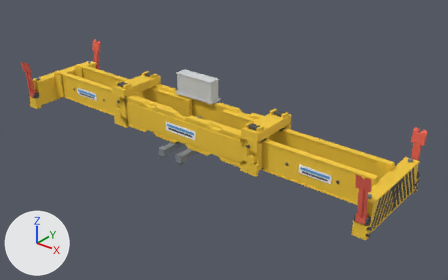
The OBJ model public/assets/models/STS_Spreader_2x20ft_TwinLift.obj as it was, and as the next commit left it.
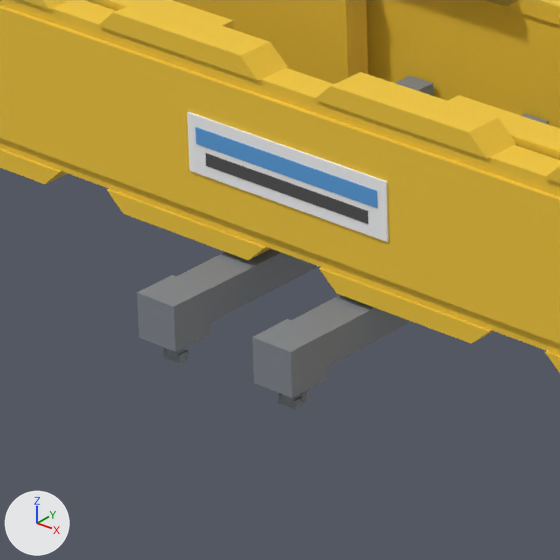
There are two pictures of each version: one whole from a camera (50 mm lens) standing at (11.26, -12.79, 8.4) and looking at (0.81, 0.27, 0.3), one close up on the part from 31% to 49% of the width and 37% to 67% of the height. Every picture has the same lights, and +X, +Y and +Z are marked at lower left. The first two pictures are the older version. Where no turn or scale is listed for an object, it has been applied to the vertices. Vertices at exactly the same position are counted once.

The first close-up shows '01_Main_Center_Frame', '02_TwinLift_Center_Module', '03_WearPads_And_Guides', '05_Telescopic_Arm_Left', '05_Telescopic_Arm_Right', '11_Nameplates_White', '12_Nameplates_BlueAccent'.
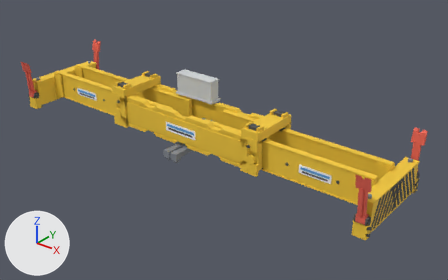
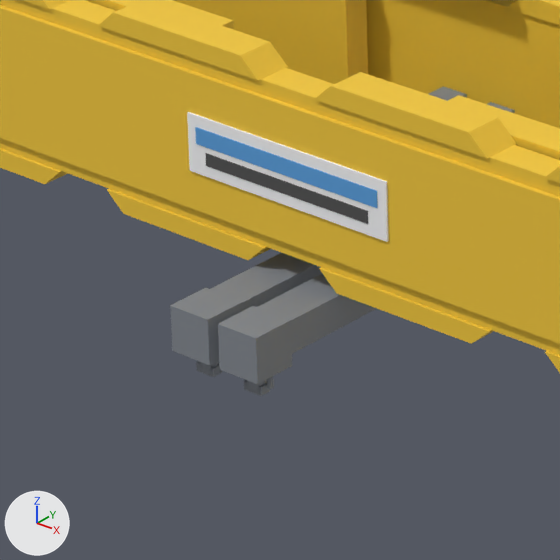
Pixel boxes [x1, y1, x2, y2] of what changed, in the close-ups (560 x 560 px; the box of a moved part takes in the faces that stretch with it):
```json
{"object": "02_TwinLift_Center_Module", "change": "reshaped", "before": [137, 76, 549, 410], "after": [170, 86, 515, 396]}
{"part": 1, "of": "me_02_twinlift_center_module", "change": "moved or reshaped", "before": [176, 249, 318, 322], "after": [210, 253, 322, 311]}
{"part": 2, "of": "me_02_twinlift_center_module", "change": "moved or reshaped", "before": [395, 76, 434, 96], "after": [429, 86, 467, 101]}
{"part": 3, "of": "me_02_twinlift_center_module", "change": "moved or reshaped", "before": [137, 275, 211, 352], "after": [170, 288, 243, 365]}
{"part": 4, "of": "me_02_twinlift_center_module", "change": "moved or reshaped", "before": [166, 348, 185, 357], "after": [199, 361, 219, 371]}
{"part": 5, "of": "me_02_twinlift_center_module", "change": "moved or reshaped", "before": [163, 348, 189, 364], "after": [196, 361, 222, 377]}
{"part": 6, "of": "me_02_twinlift_center_module", "change": "moved or reshaped", "before": [292, 295, 411, 367], "after": [258, 274, 377, 354]}
{"part": 7, "of": "me_02_twinlift_center_module", "change": "moved or reshaped", "before": [521, 113, 549, 125], "after": [487, 102, 515, 113], "on screen": "mostly hidden"}
{"part": 8, "of": "me_02_twinlift_center_module", "change": "moved or reshaped", "before": [252, 319, 327, 398], "after": [218, 306, 292, 384]}
{"part": 9, "of": "me_02_twinlift_center_module", "change": "moved or reshaped", "before": [281, 394, 301, 403], "after": [247, 380, 266, 390]}
{"part": 10, "of": "me_02_twinlift_center_module", "change": "moved or reshaped", "before": [278, 393, 304, 410], "after": [244, 380, 270, 396]}
{"part": 11, "of": "me_02_twinlift_center_module", "change": "moved or reshaped", "before": [301, 390, 308, 403], "after": [267, 376, 274, 389]}
```

Scene script edits in JSON lines:
```json
{"block": "me_02_twinlift_center_module", "where": "me_02_twinlift_center_module.from_pydata(...)  # 376 vertices, 660 faces; spans x -1.8..1.8, y -1.24..1.24, z -0.1..0.75"}
{"block": "me_02_twinlift_center_module", "where": "# used by ob_02_twinlift_center_module; location = (0.0, 0.0, 0.0)"}
{"block": "me_02_twinlift_center_module", "change": "me_02_twinlift_center_module part 1: the loose piece of 8 vertices spanning x -0.44..-0.24, y -1.18..1.18, z 0.06..0.22 is moved by (0.2, 0.0, 0.0)"}
{"block": "me_02_twinlift_center_module", "change": "me_02_twinlift_center_module part 2: the loose piece of 8 vertices spanning x -0.41..-0.27, y 0.42..0.54, z 0.34..0.66 is moved by (0.2, 0.0, 0.0)"}
{"block": "me_02_twinlift_center_module", "change": "me_02_twinlift_center_module part 3: the loose piece of 8 vertices spanning x -0.45..-0.23, y -1.24..-1.02, z 0.01..0.23 is moved by (0.2, 0.0, 0.0)"}
{"block": "me_02_twinlift_center_module", "change": "me_02_twinlift_center_module part 4: the loose piece of 32 vertices spanning x -0.38..-0.3, y -1.17..-1.09, z -0.07..0.02 is moved by (0.2, 0.0, 0.0)"}
{"block": "me_02_twinlift_center_module", "change": "me_02_twinlift_center_module part 5: the loose piece of 8 vertices spanning x -0.39..-0.29, y -1.16..-1.1, z -0.1..-0.06 is moved by (0.2, 0.0, 0.0)"}
{"block": "me_02_twinlift_center_module", "change": "me_02_twinlift_center_module part 6: the loose piece of 8 vertices spanning x 0.24..0.44, y -1.18..1.18, z 0.06..0.22 is moved by (-0.2, 0.0, 0.0)"}
{"block": "me_02_twinlift_center_module", "change": "me_02_twinlift_center_module part 7: the loose piece of 8 vertices spanning x 0.27..0.41, y 0.42..0.54, z 0.34..0.66 is moved by (-0.2, 0.0, 0.0)"}
{"block": "me_02_twinlift_center_module", "change": "me_02_twinlift_center_module part 8: the loose piece of 8 vertices spanning x 0.23..0.45, y -1.24..-1.02, z 0.01..0.23 is moved by (-0.2, 0.0, 0.0)"}
{"block": "me_02_twinlift_center_module", "change": "me_02_twinlift_center_module part 9: the loose piece of 32 vertices spanning x 0.3..0.38, y -1.17..-1.09, z -0.07..0.02 is moved by (-0.2, 0.0, 0.0)"}
{"block": "me_02_twinlift_center_module", "change": "me_02_twinlift_center_module part 10: the loose piece of 8 vertices spanning x 0.29..0.39, y -1.16..-1.1, z -0.1..-0.06 is moved by (-0.2, 0.0, 0.0)"}
{"block": "me_02_twinlift_center_module", "change": "me_02_twinlift_center_module part 11: the loose piece of 24 vertices spanning x 0.4..0.43, y -1.14..-1.11, z -0.06..0.02 is moved by (-0.2, 0.0, 0.0)"}
```
